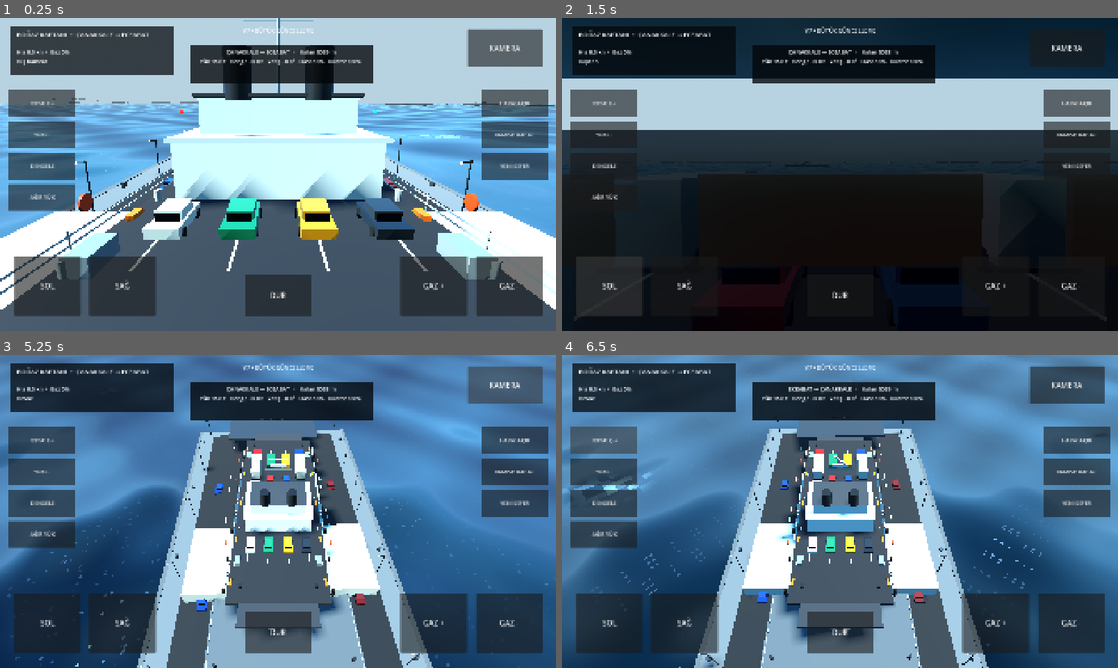
Above: before the commit, frames 1-4 (two rows, left to right).
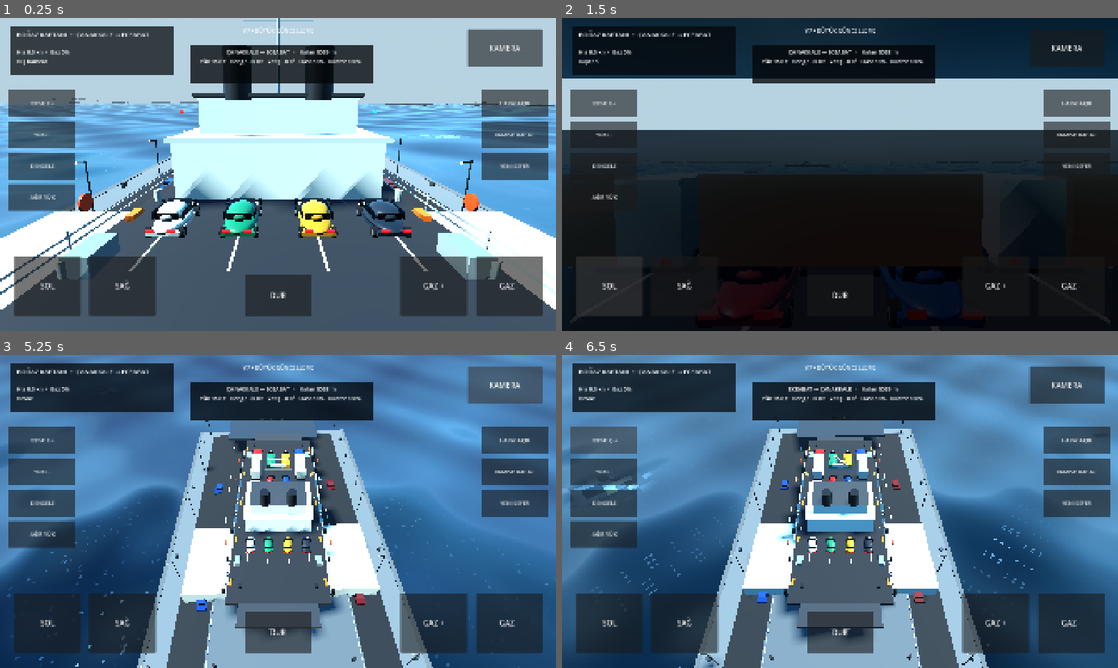
Above: after the commit, the same moments.

Repository: Kabatepe03/bogaz-kaptani
Game: Godot game, scene res://scenes/main.tscn
The game is run twice, just before and just after one commit, with the same random seed, the same clock (stepped at 60 frames per second) and the same inputs.
Inputs:
- Up to frame 1 (0.25 s): no input
- Up to frame 2 (1.5 s): hold D (steer_right) 0.53-1.25 s; tap C (camera_next) at 0.6 s; click "SOL" at 1.25 s
- Up to frame 3 (5.25 s): click "SAĞ" at 2 s; click "GAZ +" at 2.75 s; click "GAZ -" at 3.5 s; click "DUR" at 4.25 s; click "KAMERA" at 5 s
- Up to frame 4 (6.5 s): click "ROTA: E→" at 5.75 s

The runs differ from the first frame. In frame 1, 2.6% of the frame differs, in the area x 25-75%, y 49-71%; in frame 2, 0.6%; in frame 3, 0.3%; in frame 4, 0.3%.

Commit message:
feat(v9): replace block vehicles with detailed realistic silhouettes

Diff:
--- a/scripts/vehicle_factory.gd
+++ b/scripts/vehicle_factory.gd
@@ -25,14 +25,29 @@
 			_build_car(root, color)
 	return root
 
-static func _mat(color: Color, roughness := 0.62, metallic := 0.0) -> StandardMaterial3D:
+static func _mat(color: Color, roughness: float = 0.48, metallic: float = 0.08) -> StandardMaterial3D:
 	var mat := StandardMaterial3D.new()
 	mat.albedo_color = color
 	mat.roughness = roughness
 	mat.metallic = metallic
 	return mat
 
-static func _box(parent: Node3D, size: Vector3, pos: Vector3, color: Color, roughness := 0.62, metallic := 0.0) -> MeshInstance3D:
+static func _glass_mat() -> StandardMaterial3D:
+	var mat := StandardMaterial3D.new()
+	mat.albedo_color = Color(0.018, 0.055, 0.085, 0.92)
+	mat.roughness = 0.10
+	mat.metallic = 0.22
+	mat.transparency = BaseMaterial3D.TRANSPARENCY_ALPHA
+	return mat
+
+static func _emissive_mat(color: Color, energy: float) -> StandardMaterial3D:
+	var mat := _mat(color, 0.16, 0.02)
+	mat.emission_enabled = true
+	mat.emission = color
+	mat.emission_energy_multiplier = energy
+	return mat
+
+static func _box(parent: Node3D, size: Vector3, pos: Vector3, color: Color, roughness: float = 0.48, metallic: float = 0.08) -> MeshInstance3D:
 	var node := MeshInstance3D.new()
 	var mesh := BoxMesh.new()
 	mesh.size = size
@@ -42,54 +57,128 @@
 	parent.add_child(node)
 	return node
 
-static func _wheel(parent: Node3D, x: float, z: float, radius: float) -> void:
-	var wheel := MeshInstance3D.new()
-	var mesh := CylinderMesh.new()
-	mesh.top_radius = radius
-	mesh.bottom_radius = radius
-	mesh.height = 0.34
-	mesh.radial_segments = 12
-	wheel.mesh = mesh
-	wheel.rotation_degrees.z = 90.0
-	wheel.position = Vector3(x, radius, z)
-	wheel.material_override = _mat(Color(0.025, 0.027, 0.03), 0.92, 0.0)
-	parent.add_child(wheel)
+static func _ellipsoid(parent: Node3D, size: Vector3, pos: Vector3, color: Color, roughness: float = 0.42, metallic: float = 0.10) -> MeshInstance3D:
+	var node := MeshInstance3D.new()
+	var mesh := SphereMesh.new()
+	mesh.radius = 1.0
+	mesh.height = 2.0
+	mesh.radial_segments = 18
+	mesh.rings = 8
+	node.mesh = mesh
+	node.position = pos
+	node.scale = size * 0.5
+	node.material_override = _mat(color, roughness, metallic)
+	parent.add_child(node)
+	return node
 
-static func _windows(parent: Node3D, width: float, height: float, z: float, y: float) -> void:
-	_box(parent, Vector3(width, height, 0.06), Vector3(0, y, z), Color(0.025, 0.06, 0.085), 0.16, 0.08)
+static func _panel(parent: Node3D, size: Vector3, pos: Vector3, rotation: Vector3 = Vector3.ZERO) -> MeshInstance3D:
+	var node := _box(parent, size, pos, Color(0.018, 0.055, 0.085), 0.10, 0.20)
+	node.material_override = _glass_mat()
+	node.rotation_degrees = rotation
+	return node
+
+static func _light(parent: Node3D, pos: Vector3, color: Color, size: Vector3) -> void:
+	var node := _box(parent, size, pos, color, 0.12, 0.02)
+	node.material_override = _emissive_mat(color, 2.4)
+
+static func _wheel(parent: Node3D, x: float, z: float, radius: float, width: float = 0.30) -> void:
+	var tire := MeshInstance3D.new()
+	var tire_mesh := CylinderMesh.new()
+	tire_mesh.top_radius = radius
+	tire_mesh.bottom_radius = radius
+	tire_mesh.height = width
+	tire_mesh.radial_segments = 20
+	tire.mesh = tire_mesh
+	tire.rotation_degrees.z = 90.0
+	tire.position = Vector3(x, radius, z)
+	tire.material_override = _mat(Color(0.018, 0.019, 0.022), 0.94, 0.0)
+	parent.add_child(tire)
+
+	var rim := MeshInstance3D.new()
+	var rim_mesh := CylinderMesh.new()
+	rim_mesh.top_radius = radius * 0.52
+	rim_mesh.bottom_radius = radius * 0.52
+	rim_mesh.height = width + 0.02
+	rim_mesh.radial_segments = 16
+	rim.mesh = rim_mesh
+	rim.rotation_degrees.z = 90.0
+	rim.position = Vector3(x, radius, z)
+	rim.material_override = _mat(Color(0.52, 0.55, 0.57), 0.28, 0.72)
+	parent.add_child(rim)
+
+static func _mirror(parent: Node3D, x: float, y: float, z: float) -> void:
+	var stem := _box(parent, Vector3(0.08, 0.08, 0.38), Vector3(x, y, z), Color(0.12, 0.13, 0.14), 0.38, 0.35)
+	stem.rotation_degrees.y = 10.0 if x > 0.0 else -10.0
+	_box(parent, Vector3(0.16, 0.32, 0.28), Vector3(x, y + 0.05, z - 0.22), Color(0.05, 0.07, 0.08), 0.18, 0.22)
 
 static func _build_car(root: Node3D, color: Color) -> void:
-	_box(root, Vector3(1.95, 0.58, 4.25), Vector3(0, 0.52, 0), color, 0.34, 0.12)
-	_box(root, Vector3(1.58, 0.66, 2.05), Vector3(0, 1.04, -0.1), color.lightened(0.05), 0.31, 0.10)
-	_windows(root, 1.42, 0.43, -1.10, 1.06)
-	_windows(root, 1.42, 0.43, 1.10, 1.06)
-	for x in [-0.88, 0.88]:
-		for z in [-1.40, 1.40]:
-			_wheel(root, x, z, 0.31)
+	# Markasız ama gerçek sedan/hatchback oranlarına yakın, yuvarlatılmış gövde.
+	_ellipsoid(root, Vector3(1.96, 0.72, 4.48), Vector3(0, 0.60, 0.02), color, 0.34, 0.14)
+	_ellipsoid(root, Vector3(1.68, 0.98, 2.40), Vector3(0, 1.09, 0.18), color.lightened(0.035), 0.30, 0.12)
+	_box(root, Vector3(1.84, 0.20, 3.88), Vector3(0, 0.40, 0.05), color.darkened(0.06), 0.40, 0.12)
+	_panel(root, Vector3(1.43, 0.48, 0.065), Vector3(0, 1.17, -1.10), Vector3(-14, 0, 0))
+	_panel(root, Vector3(1.35, 0.42, 0.065), Vector3(0, 1.18, 1.22), Vector3(14, 0, 0))
+	for side in [-1.0, 1.0]:
+		_panel(root, Vector3(0.055, 0.44, 0.96), Vector3(side * 0.855, 1.15, -0.30))
+		_panel(root, Vector3(0.055, 0.42, 0.80), Vector3(side * 0.855, 1.14, 0.67))
+		_mirror(root, side * 1.02, 1.18, -0.83)
+	for side in [-0.58, 0.58]:
+		_light(root, Vector3(side, 0.72, -2.17), Color(1.0, 0.91, 0.66), Vector3(0.42, 0.19, 0.07))
+		_light(root, Vector3(side, 0.68, 2.20), Color(0.92, 0.035, 0.02), Vector3(0.40, 0.18, 0.07))
+	_box(root, Vector3(1.35, 0.16, 0.07), Vector3(0, 0.48, -2.24), Color(0.055, 0.06, 0.065), 0.66, 0.24)
+	_box(root, Vector3(1.25, 0.10, 0.05), Vector3(0, 0.60, -2.285), Color(0.34, 0.36, 0.37), 0.24, 0.65)
+	for x in [-0.92, 0.92]:
+		for z in [-1.48, 1.48]:
+			_wheel(root, x, z, 0.33, 0.25)
 
 static func _build_minibus(root: Node3D, color: Color) -> void:
-	_box(root, Vector3(2.15, 1.65, 5.75), Vector3(0, 1.05, 0), color, 0.42, 0.08)
-	_windows(root, 1.82, 0.55, -2.90, 1.48)
-	for x in [-1.02, 1.02]:
-		for z in [-1.85, 1.85]:
-			_wheel(root, x, z, 0.38)
+	_box(root, Vector3(2.16, 1.62, 5.72), Vector3(0, 1.10, 0), color, 0.42, 0.10)
+	_ellipsoid(root, Vector3(2.12, 0.42, 5.30), Vector3(0, 2.02, 0.05), color.lightened(0.04), 0.46, 0.08)
+	_panel(root, Vector3(1.82, 0.82, 0.07), Vector3(0, 1.62, -2.89), Vector3(-4, 0, 0))
+	for side in [-1.0, 1.0]:
+		for index in range(3):
+			var z: float = -1.35 + float(index) * 1.35
+			_panel(root, Vector3(0.06, 0.62, 1.03), Vector3(side * 1.09, 1.62, z))
+		_mirror(root, side * 1.20, 1.72, -2.55)
+	for side in [-0.70, 0.70]:
+		_light(root, Vector3(side, 0.82, -2.91), Color(1.0, 0.92, 0.70), Vector3(0.38, 0.22, 0.07))
+		_light(root, Vector3(side, 0.82, 2.91), Color(0.92, 0.03, 0.02), Vector3(0.30, 0.22, 0.07))
+	_box(root, Vector3(1.45, 0.16, 0.07), Vector3(0, 0.55, -2.95), Color(0.05,0.055,0.06), 0.70, 0.22)
+	for x in [-1.03, 1.03]:
+		for z in [-1.92, 1.90]:
+			_wheel(root, x, z, 0.39, 0.27)
 
 static func _build_bus(root: Node3D, color: Color) -> void:
-	_box(root, Vector3(2.55, 2.85, 11.4), Vector3(0, 1.75, 0), color, 0.48, 0.06)
-	_windows(root, 2.20, 0.92, -5.73, 2.35)
-	for i in range(5):
-		var z := -3.8 + float(i) * 1.9
-		_box(root, Vector3(0.06, 0.82, 1.38), Vector3(-1.29, 2.38, z), Color(0.02, 0.055, 0.075), 0.16, 0.08)
-		_box(root, Vector3(0.06, 0.82, 1.38), Vector3(1.29, 2.38, z), Color(0.02, 0.055, 0.075), 0.16, 0.08)
-	for x in [-1.20, 1.20]:
-		for z in [-3.75, 3.70]:
-			_wheel(root, x, z, 0.49)
+	_box(root, Vector3(2.56, 2.78, 11.25), Vector3(0, 1.74, 0), color, 0.46, 0.08)
+	_ellipsoid(root, Vector3(2.50, 0.44, 10.80), Vector3(0, 3.18, 0.05), color.lightened(0.035), 0.50, 0.06)
+	_panel(root, Vector3(2.18, 1.15, 0.075), Vector3(0, 2.32, -5.65), Vector3(-3, 0, 0))
+	for side in [-1.0, 1.0]:
+		for index in range(6):
+			var z: float = -3.95 + float(index) * 1.55
+			_panel(root, Vector3(0.06, 0.88, 1.18), Vector3(side * 1.30, 2.36, z))
+		_mirror(root, side * 1.42, 2.42, -5.25)
+	for side in [-0.82, 0.82]:
+		_light(root, Vector3(side, 0.84, -5.66), Color(1.0, 0.92, 0.67), Vector3(0.42, 0.26, 0.08))
+		_light(root, Vector3(side, 0.88, 5.65), Color(0.92, 0.03, 0.02), Vector3(0.36, 0.24, 0.08))
+	_box(root, Vector3(1.65, 0.18, 0.08), Vector3(0, 0.58, -5.71), Color(0.055,0.06,0.065), 0.72, 0.24)
+	for x in [-1.21, 1.21]:
+		for z in [-3.80, 3.72]:
+			_wheel(root, x, z, 0.50, 0.30)
 
 static func _build_truck(root: Node3D, color: Color) -> void:
-	_box(root, Vector3(2.55, 2.65, 3.25), Vector3(0, 1.60, -4.65), color, 0.42, 0.10)
-	_windows(root, 2.22, 0.72, -6.30, 2.20)
-	_box(root, Vector3(2.60, 2.95, 8.1), Vector3(0, 1.88, 1.15), Color(0.72, 0.73, 0.70), 0.78, 0.02)
-	_box(root, Vector3(2.70, 0.18, 8.25), Vector3(0, 0.48, 1.15), Color(0.15, 0.16, 0.17), 0.82, 0.08)
-	for x in [-1.20, 1.20]:
-		for z in [-5.05, -2.65, 2.5, 4.2]:
-			_wheel(root, x, z, 0.46)
+	# Avrupa tipi çekici + yarı römork silüeti; gerçek marka/logosu kullanılmaz.
+	_box(root, Vector3(2.56, 2.62, 3.35), Vector3(0, 1.66, -4.52), color, 0.40, 0.12)
+	_ellipsoid(root, Vector3(2.50, 0.38, 3.05), Vector3(0, 3.04, -4.48), color.lightened(0.04), 0.46, 0.08)
+	_panel(root, Vector3(2.20, 0.88, 0.075), Vector3(0, 2.27, -6.22), Vector3(-3, 0, 0))
+	for side in [-1.0, 1.0]:
+		_panel(root, Vector3(0.06, 0.76, 0.92), Vector3(side * 1.30, 2.24, -4.84))
+		_mirror(root, side * 1.45, 2.33, -5.82)
+	_box(root, Vector3(2.62, 2.92, 8.15), Vector3(0, 1.90, 1.18), Color(0.73, 0.75, 0.73), 0.70, 0.04)
+	_box(root, Vector3(2.72, 0.19, 8.28), Vector3(0, 0.50, 1.18), Color(0.14, 0.15, 0.16), 0.80, 0.12)
+	for side in [-0.84, 0.84]:
+		_light(root, Vector3(side, 0.82, -6.24), Color(1.0, 0.92, 0.68), Vector3(0.44, 0.24, 0.08))
+		_light(root, Vector3(side, 0.76, 5.26), Color(0.93, 0.03, 0.02), Vector3(0.30, 0.22, 0.08))
+	_box(root, Vector3(1.55, 0.18, 0.08), Vector3(0, 0.56, -6.29), Color(0.055,0.06,0.065), 0.72, 0.25)
+	for x in [-1.22, 1.22]:
+		for z in [-4.95, -2.88, 2.65, 4.22]:
+			_wheel(root, x, z, 0.47, 0.31)
